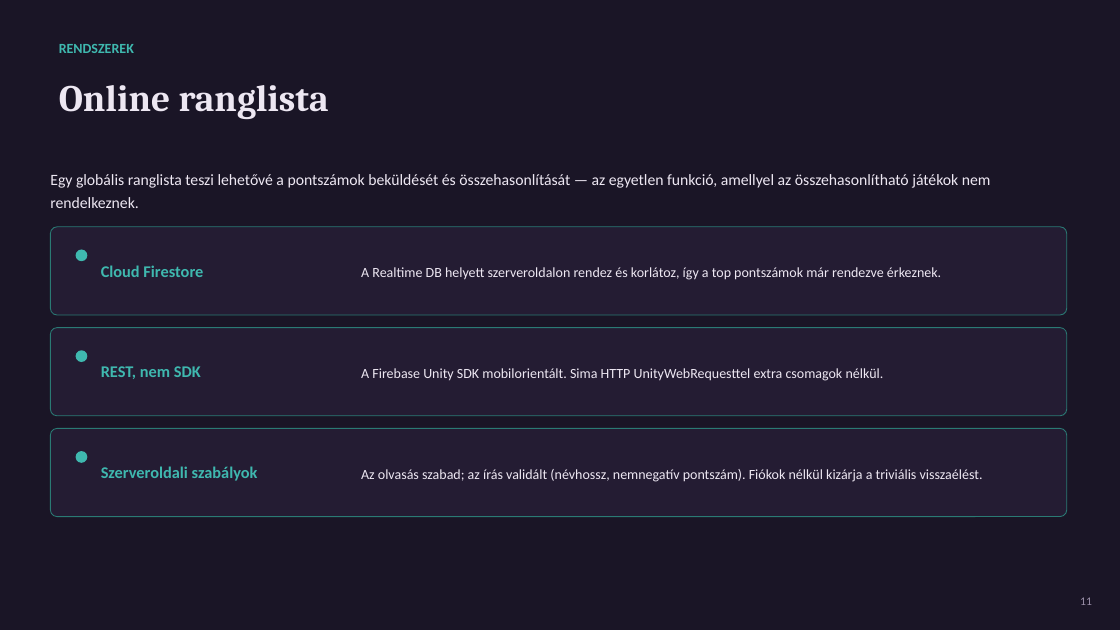
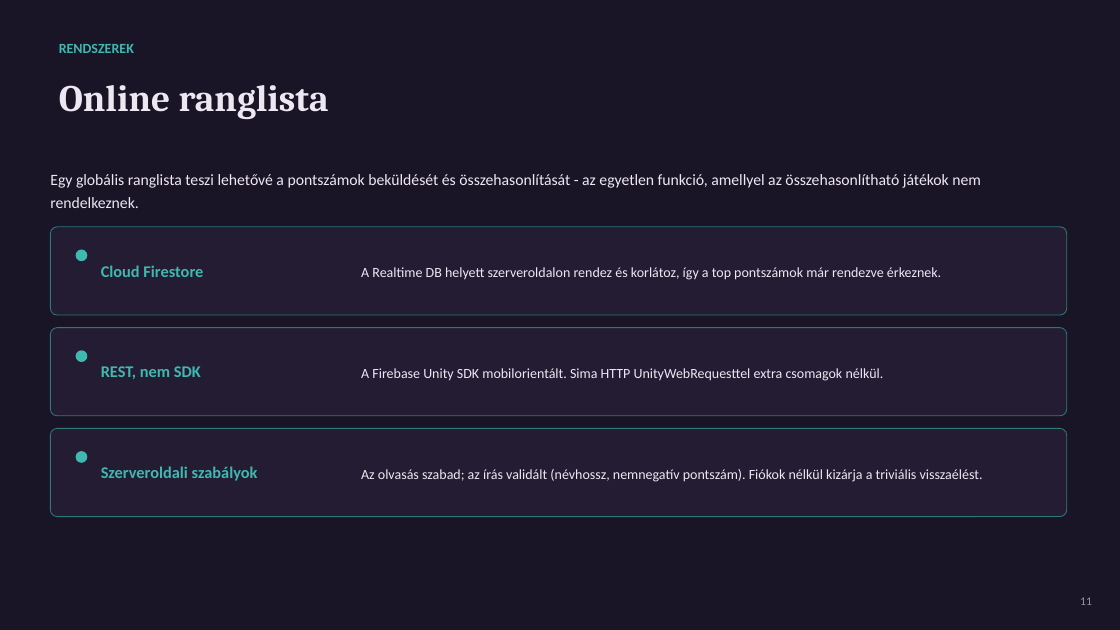
Before and after one commit to tamtass/Katagma, a slide deck: slide 10 of Presentation/prezentare_Lorincz_Tamas_HU.pptx. Drawn at 1120x630 pixels with LibreOffice and Linux fonts; fonts in the diff are those of the drawing. Boxes give left, top, right and bottom in pixels: in the first picture for what was removed or moved away, otherwise in the second. Text is boxed around its words. In the diff, an @@ line names an element or a change of style, - is before the commit and + after.

```diff
--- a/Presentation/prezentare_Lorincz_Tamas_HU.pptx
+++ b/Presentation/prezentare_Lorincz_Tamas_HU.pptx
@@ text at (50,174,981,208): text changed @@
-Egy globális ranglista teszi lehetővé a pontszámok beküldését és összehasonlítását — az egyetlen funkció, amellyel az összehasonlítható játékok nem rendelkeznek.
+Egy globális ranglista teszi lehetővé a pontszámok beküldését és összehasonlítását - az egyetlen funkció, amellyel az összehasonlítható játékok nem rendelkeznek.
```
Also in this commit, not shown: 2 other slides changed, 2 other files.
